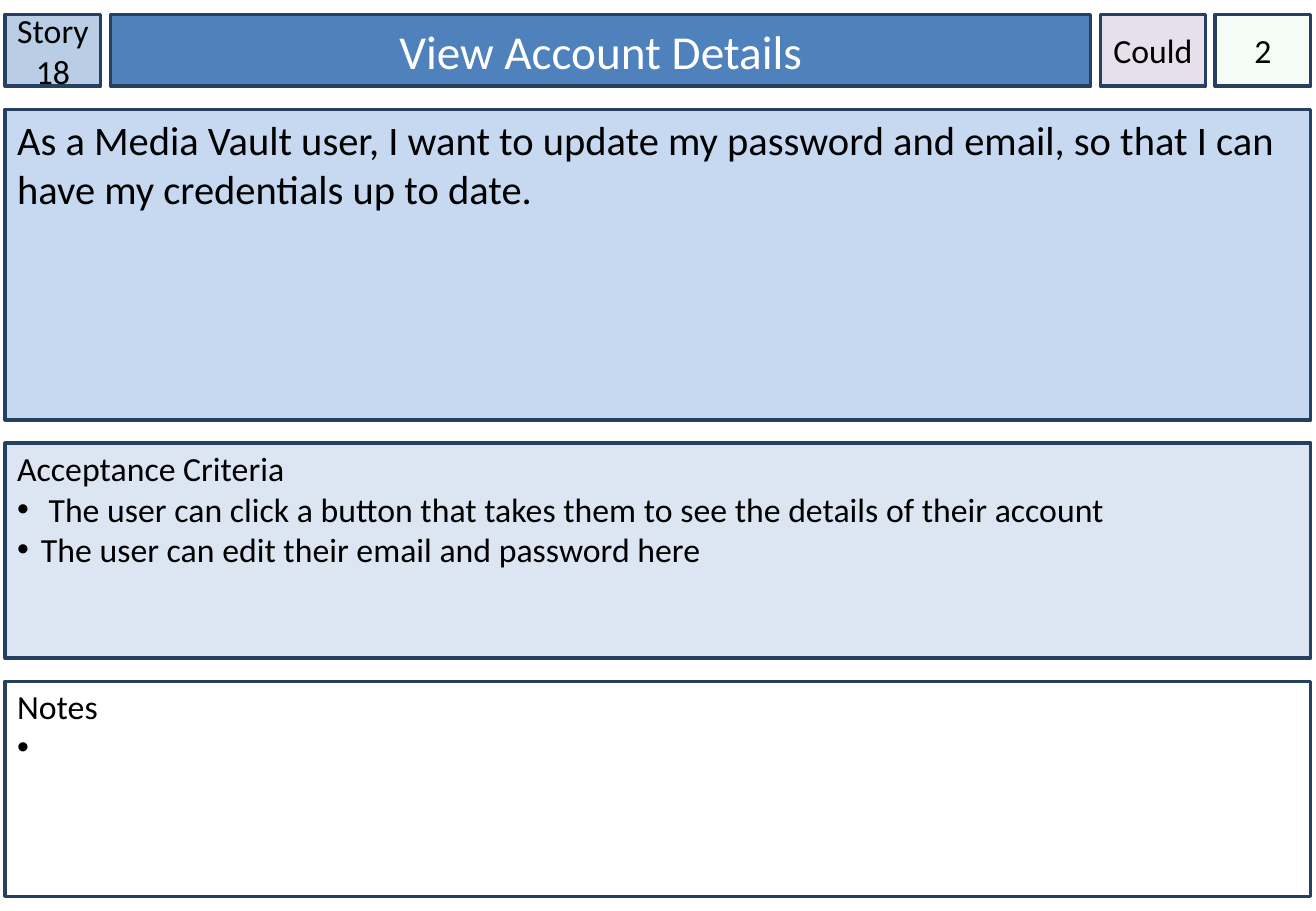
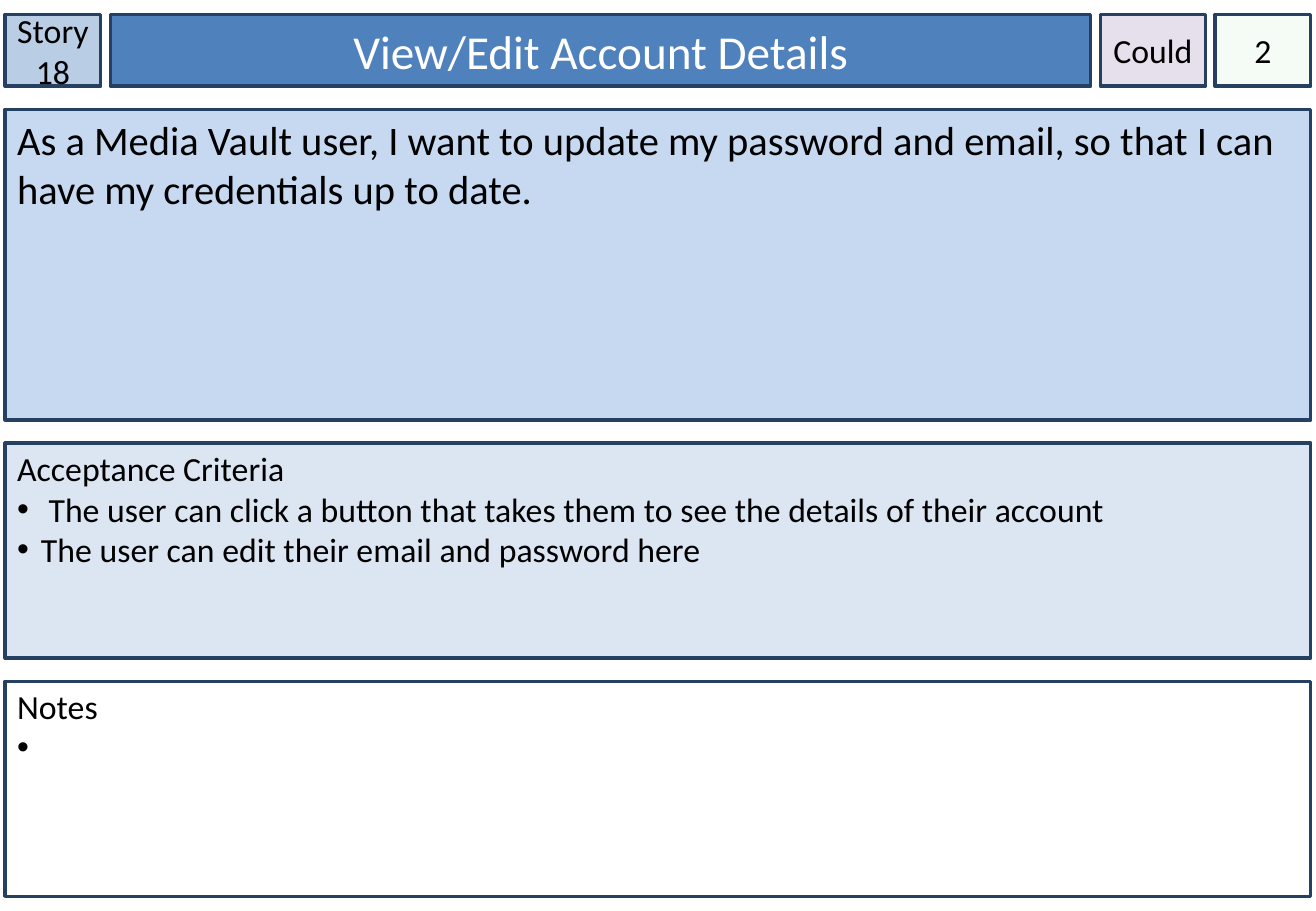
Before and after one commit to Lewibra/IFB299, a slide deck: slide 25 of Stories/Story Cards.pptx (slide 24 before the commit). Drawn at 1316x911 pixels with LibreOffice and Linux fonts; fonts in the diff are those of the drawing. Boxes give left, top, right and bottom in pixels: in the first picture for what was removed or moved away, otherwise in the second. Text is boxed around its words. In the diff, an @@ line names an element or a change of style, - is before the commit and + after.

```diff
--- a/Stories/Story Cards.pptx
+++ b/Stories/Story Cards.pptx
@@ text in rectangle at [353, 36, 848, 71]: text changed @@
-View Account Details
+View/Edit Account Details
```
Also in this commit, not shown: 6 other slides changed, 1 slide added, 3 other files.
